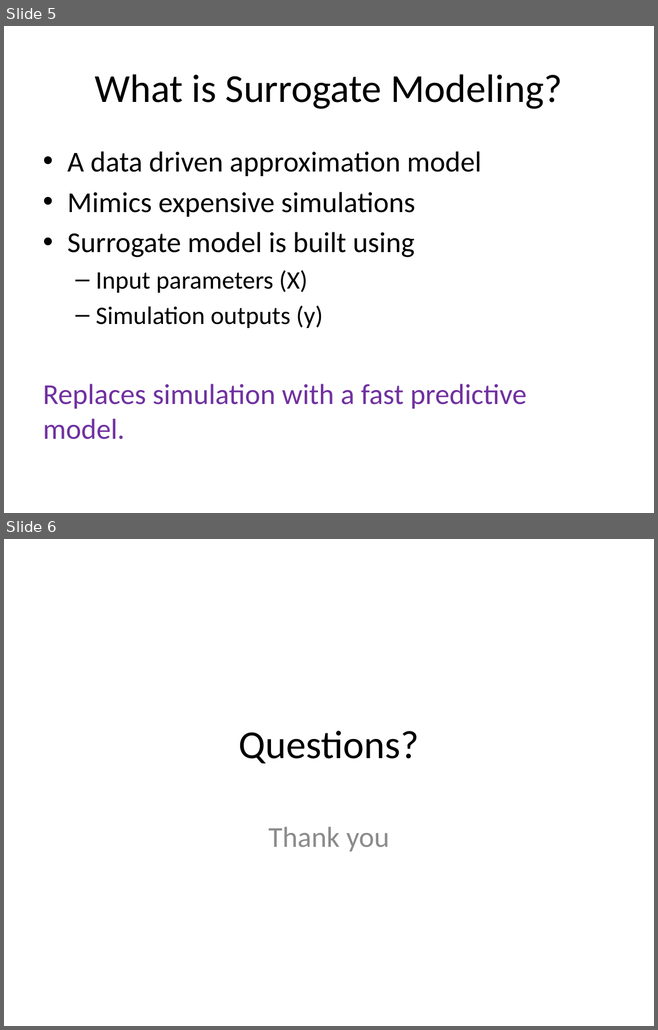
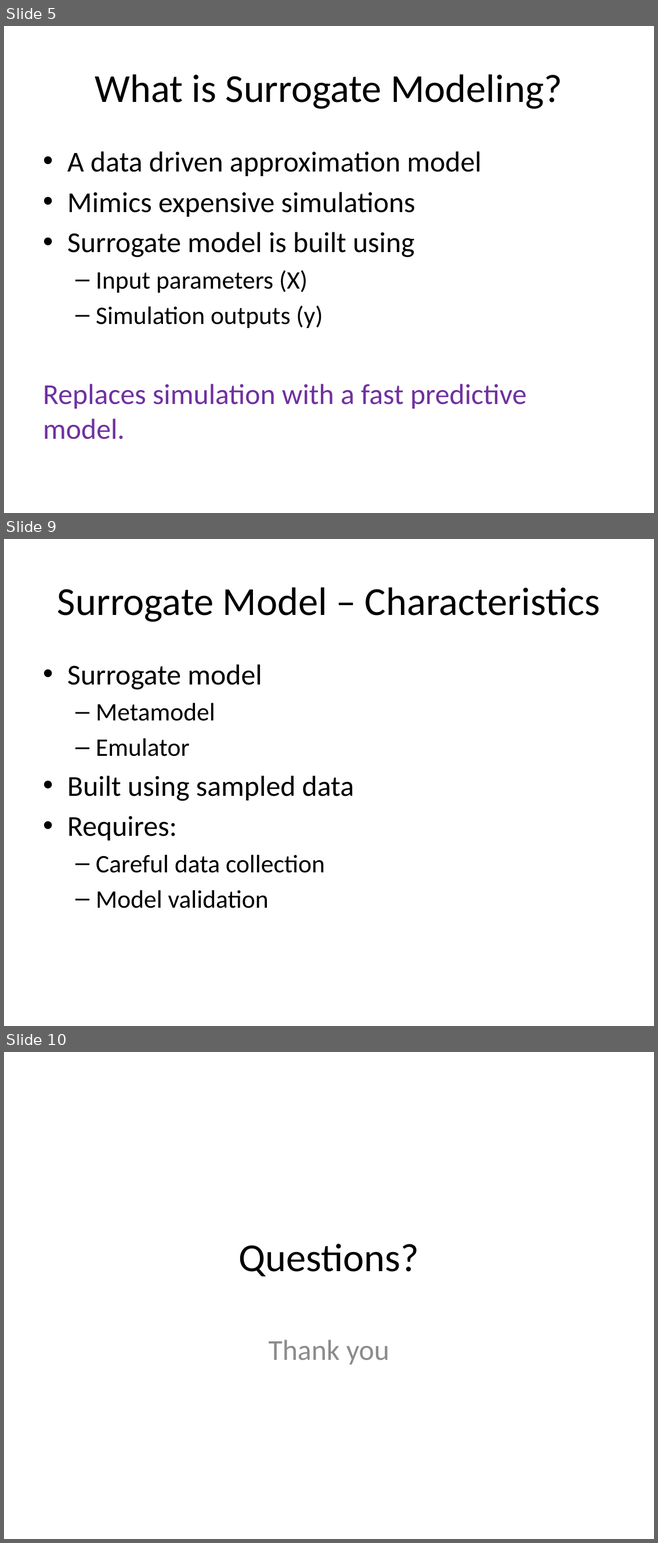
Before and after one commit to look4pritam/SurrogateModel, a slide deck: Presentations/SurrogateModel.pptx. Shown one above the other, each under a label of ours: slides 5 and 6 before the commit, slides 5, 9 and 10 after it; the slides between them are not shown. The pictures are 658x1030 and 658x1543 pixels, drawn with LibreOffice and Linux fonts; fonts in the diff are those of the drawing. Boxes give left, top, right and bottom in pixels: in the first picture for what was removed or moved away, otherwise in the second. Text is boxed around its words. In the diff, an @@ line names an element or a change of style, - is before the commit and + after.

```diff
--- a/Presentations/SurrogateModel.pptx
+++ b/Presentations/SurrogateModel.pptx
@@ slide 9 added at (4,539,654,1026), background #FFFFFF @@
@@ title added at (57,587,600,622), 44 pt, text #000000 @@
+Surrogate Model – Characteristics
@@ text added at (67,664,354,908), 28 pt, text #000000 @@
+• Surrogate model
+  – Metamodel
+  – Emulator
+• Built using sampled data
+• Requires:
+  – Careful data collection
+  – Model validation
@@ what was slide 6 is now slide 10 @@
```
Also in this commit, not shown: 3 other slides added.
